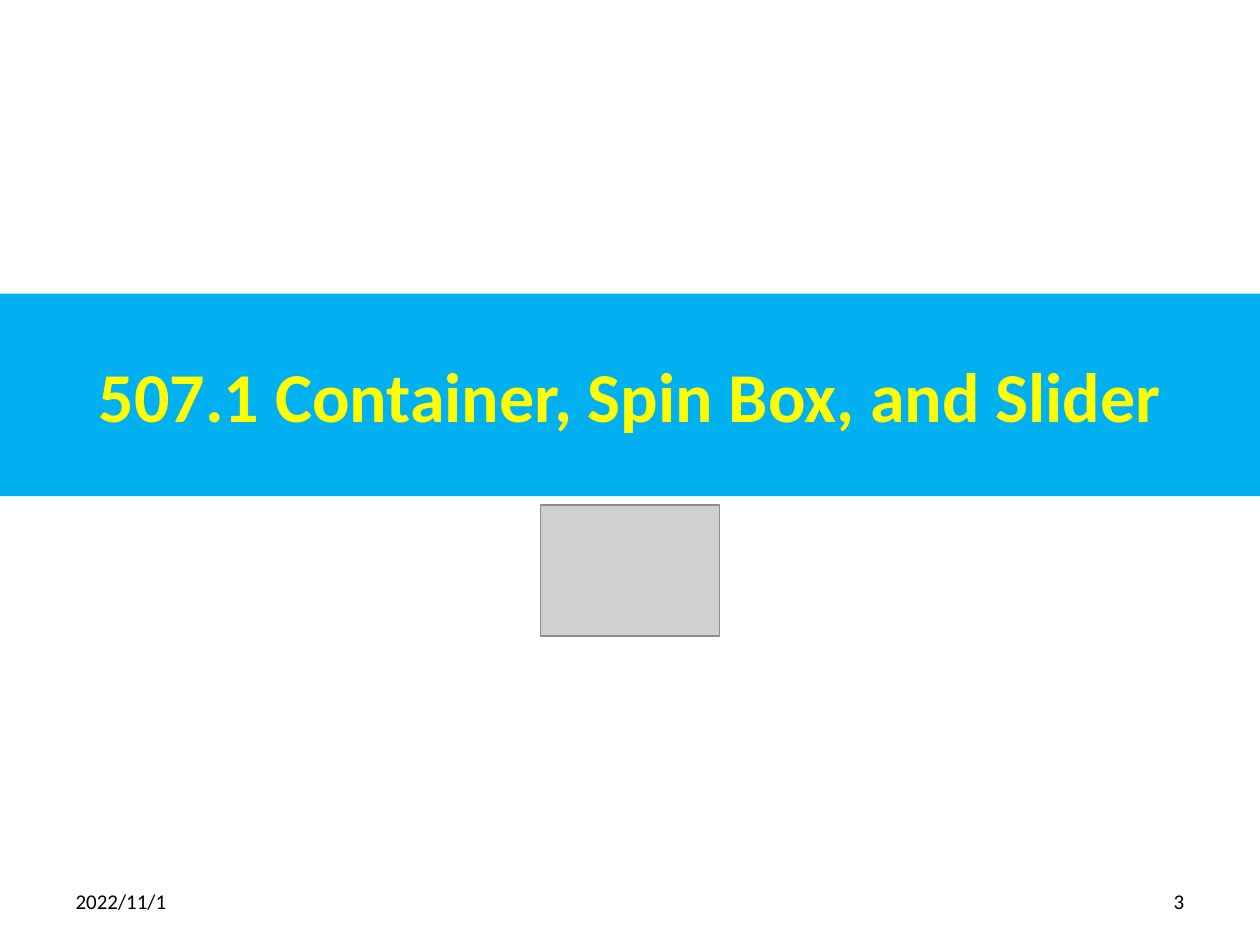
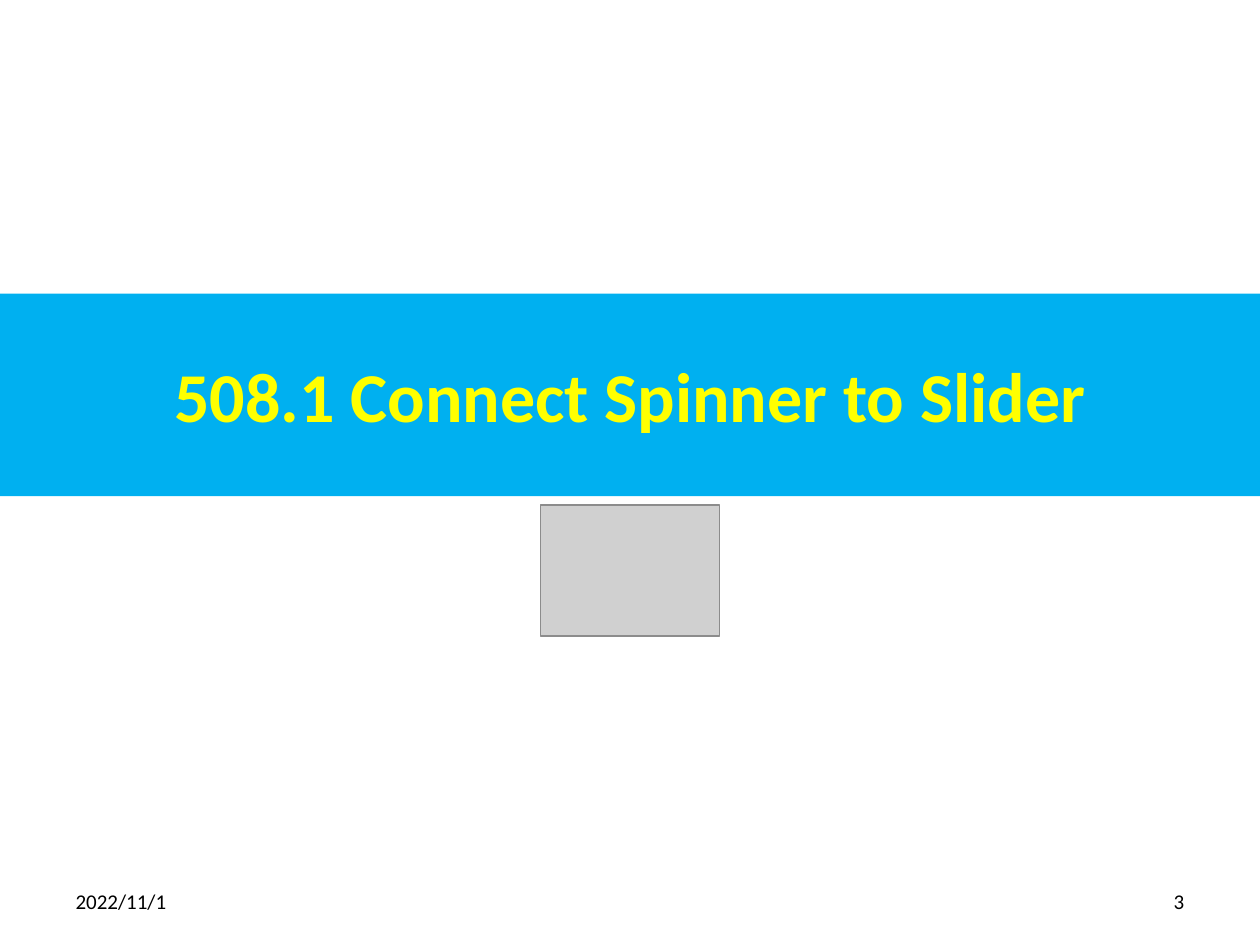
Before and after one commit to peterhchen/012_Qt, a slide deck: slide 3 of 508_Sync_Widgets_Layout.pptx. Drawn at 1260x945 pixels with LibreOffice and Linux fonts; fonts in the diff are those of the drawing; grey boxes stand for pictures. Boxes give left, top, right and bottom in pixels: in the first picture for what was removed or moved away, otherwise in the second. Text is boxed around its words. In the diff, an @@ line names an element or a change of style, - is before the commit and + after.

```diff
--- a/508_Sync_Widgets_Layout.pptx
+++ b/508_Sync_Widgets_Layout.pptx
@@ title at [174, 373, 1085, 433]: text changed @@
-507.1 Container, Spin Box, and Slider
+508.1 Connect Spinner to Slider
```
Also in this commit, not shown: 5 other slides changed, 12 slides added, 4 slides removed, 1 other file.
